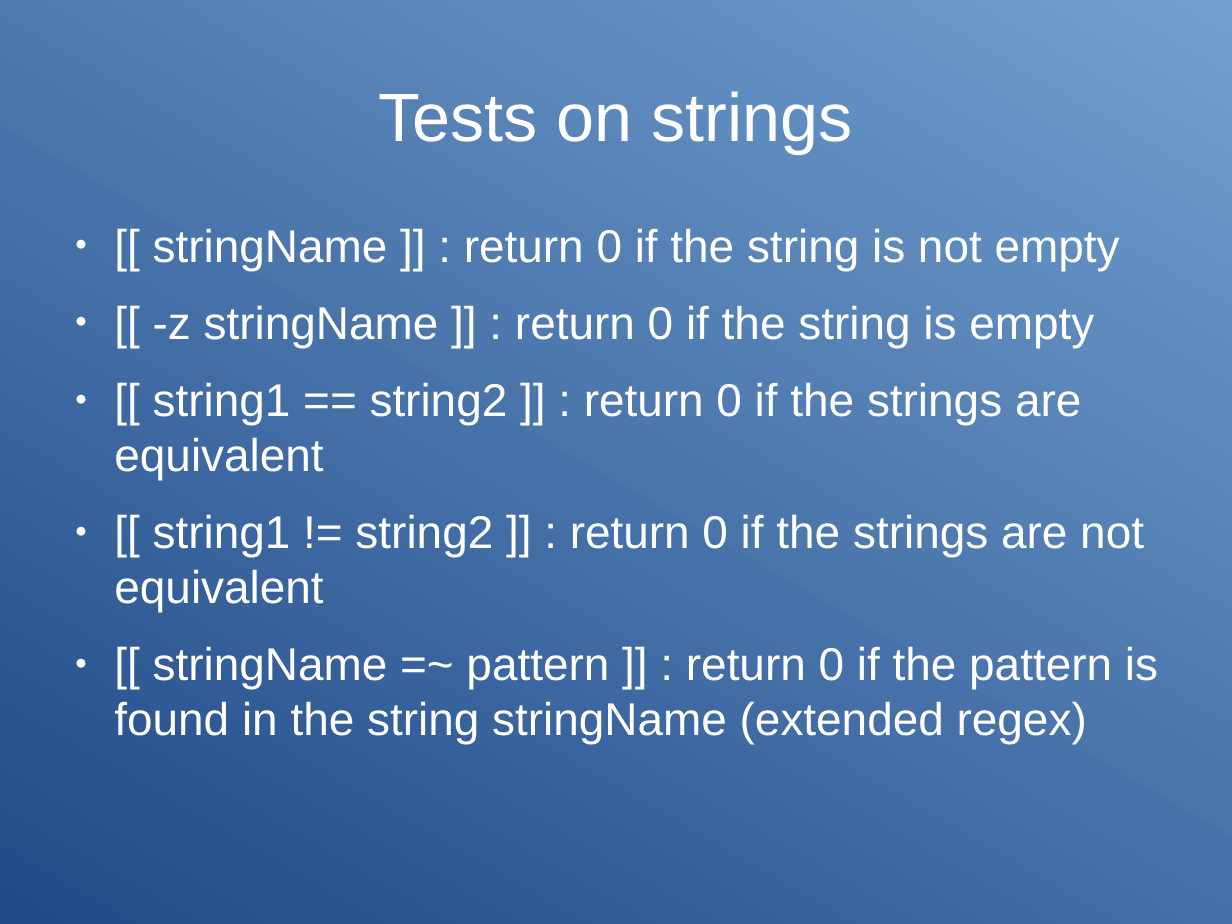
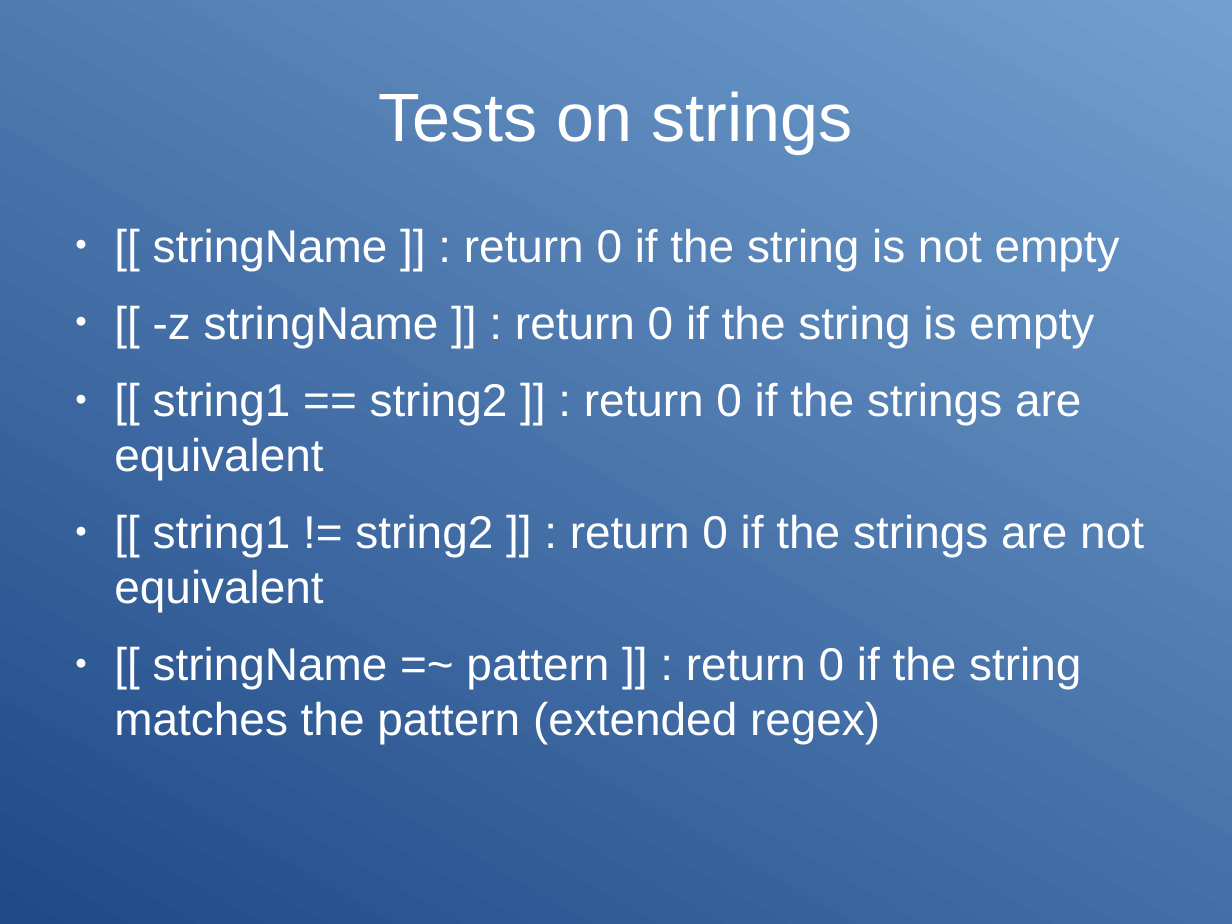
Before and after one commit to Clibre/An-introduction-to-bash, a slide deck: slide 103 of presentation.odp. Drawn at 1232x924 pixels with LibreOffice and Linux fonts; fonts in the diff are those of the drawing. Boxes give left, top, right and bottom in pixels: in the first picture for what was removed or moved away, otherwise in the second. Text is boxed around its words. In the diff, an @@ line names an element or a change of style, - is before the commit and + after.

```diff
--- a/presentation.odp
+++ b/presentation.odp
@@ text at (114,646,1081,744): text changed @@
-● [[ stringName =~ pattern ]] : return 0 if the pattern is found in the string stringName (extended regex)
+● [[ stringName =~ pattern ]] : return 0 if the string matches the pattern (extended regex)
```
Also in this commit, not shown: 20 other slides changed, 1 slide added, 1 slide removed, 2 other files.
